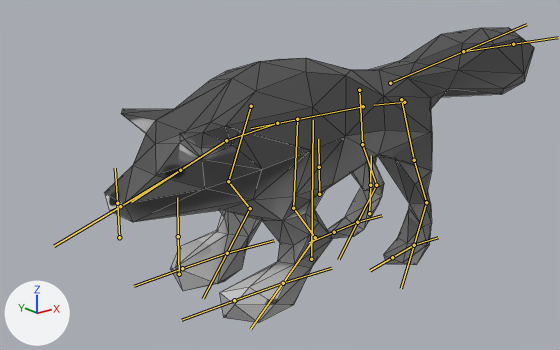
An edit to the FBX model Assets/Models/Enemys/Wolf/Wolf.fbx, drawn before and after from the same camera.
The view is the same before and after, from a 50 mm camera at (-4.15, -4.71, 2.84) aimed at (-0.19, 0.25, 0.86). The axes (+X, +Y, +Z) are drawn at lower left. The lights are the same throughout. Both versions are drawn at frame 22 of the action 'ArmatureWolf|Hit'; the numbers are the values there. The bones that bend it are drawn over the model as lines. Mesh edges are drawn as thin lines.

Names of what the first picture shows: 'Wolf-low'.
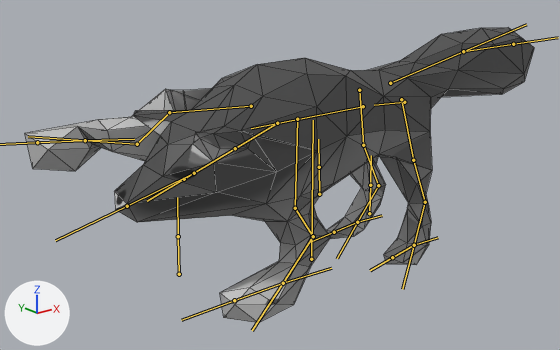
Where the change shows, as pixel boxes [x1, y1, x2, y2] in the pictures (560 x 350 px):
'Wolf-low', posed (18% wider)
    before: [104, 28, 534, 323]
    after: [25, 28, 534, 323]
bone 'Body.003', root to tip
    before: (277, 123) to (226, 140)
    after: (277, 123) to (235, 148)
bone 'Neck.001', root to tip
    before: (226, 140) to (180, 170)
    after: (235, 148) to (193, 173)
bone 'FrontLeg.001.L', root to tip
    before: (297, 119) to (293, 208)
    after: (297, 119) to (295, 208)
bone 'FrontLeg.001.R', root to tip
    before: (251, 106) to (228, 181)
    after: (251, 106) to (169, 112)
bone 'FrontLeg.002.R', root to tip
    before: (228, 181) to (250, 208)
    after: (169, 112) to (137, 144)
bone 'FrontLeg.003.R', root to tip
    before: (250, 208) to (227, 253)
    after: (137, 144) to (85, 140)
bone 'Head_IK', root to tip
    before: (180, 170) to (179, 171)
    after: (184, 179) to (182, 179)
bone 'Head.001', root to tip
    before: (180, 170) to (120, 206)
    after: (194, 173) to (127, 206)
bone 'BackLeg.001.L', root to tip
    before: (401, 99) to (414, 160)
    after: (401, 99) to (413, 160)
bone 'BackLeg.001.R', root to tip
    before: (359, 90) to (362, 144)
    after: (359, 90) to (363, 145)
bone 'FrontLeg_IK.R', root to tip
    before: (227, 253) to (274, 240)
    after: (85, 140) to (134, 139)

The change in detail:
Bone 'Body.003' (bone_body_003) turns from (0, 0, 0) to (10, 0, 5) degrees about its own x, y and z.
Bone 'Neck.001' (bone_neck_001) turns from (0, 0, 0) to (0, 0, -13) degrees about its own x, y and z.
Bone 'FrontLeg.001.L' (bone_frontleg_001_l) turns from (0, 0, 0) to (1, -8, 0) degrees about its own x, y and z.
Bone 'FrontLeg.001.R' (bone_frontleg_001_r) turns from (0, 0, 0) to (67, 16, -21) degrees about its own x, y and z.
Bone 'FrontLeg.002.R' (bone_frontleg_002_r) turns from (0, 0, 0) to (5, 3, -4) degrees about its own x, y and z.
Bone 'FrontLeg.003.R' (bone_frontleg_003_r) turns from (0, 0, 0) to (-18, 0, -2) degrees about its own x, y and z.
Bone 'Head_IK' (bone_head_ik) moves from (0.0, 0.0, 0.0) to (0.02, 0.08, 0.18).
Bone 'Head_IK' (bone_head_ik) turns from (0, 0, 0) to (-12, 4, 0) degrees about its own x, y and z.
Bone 'Head.001' (bone_head_001) moves from (0.0, 0.0, 0.0) to (-0.01, -0.09, -0.04).
Bone 'BackLeg.001.L' (bone_backleg_001_l) turns from (0, 0, 0) to (0, -5, 1) degrees about its own x, y and z.
Bone 'BackLeg.001.R' (bone_backleg_001_r) turns from (0, 0, 0) to (0, 6, 1) degrees about its own x, y and z.
Bone 'FrontLeg_IK.R' (bone_frontleg_ik_r) moves from (0.0, 0.0, 0.0) to (0.3, -1.09, -1.06).
Bone 'FrontLeg_IK.R' (bone_frontleg_ik_r) turns from (0, 0, 0) to (19, -61, -31) degrees about its own x, y and z.
